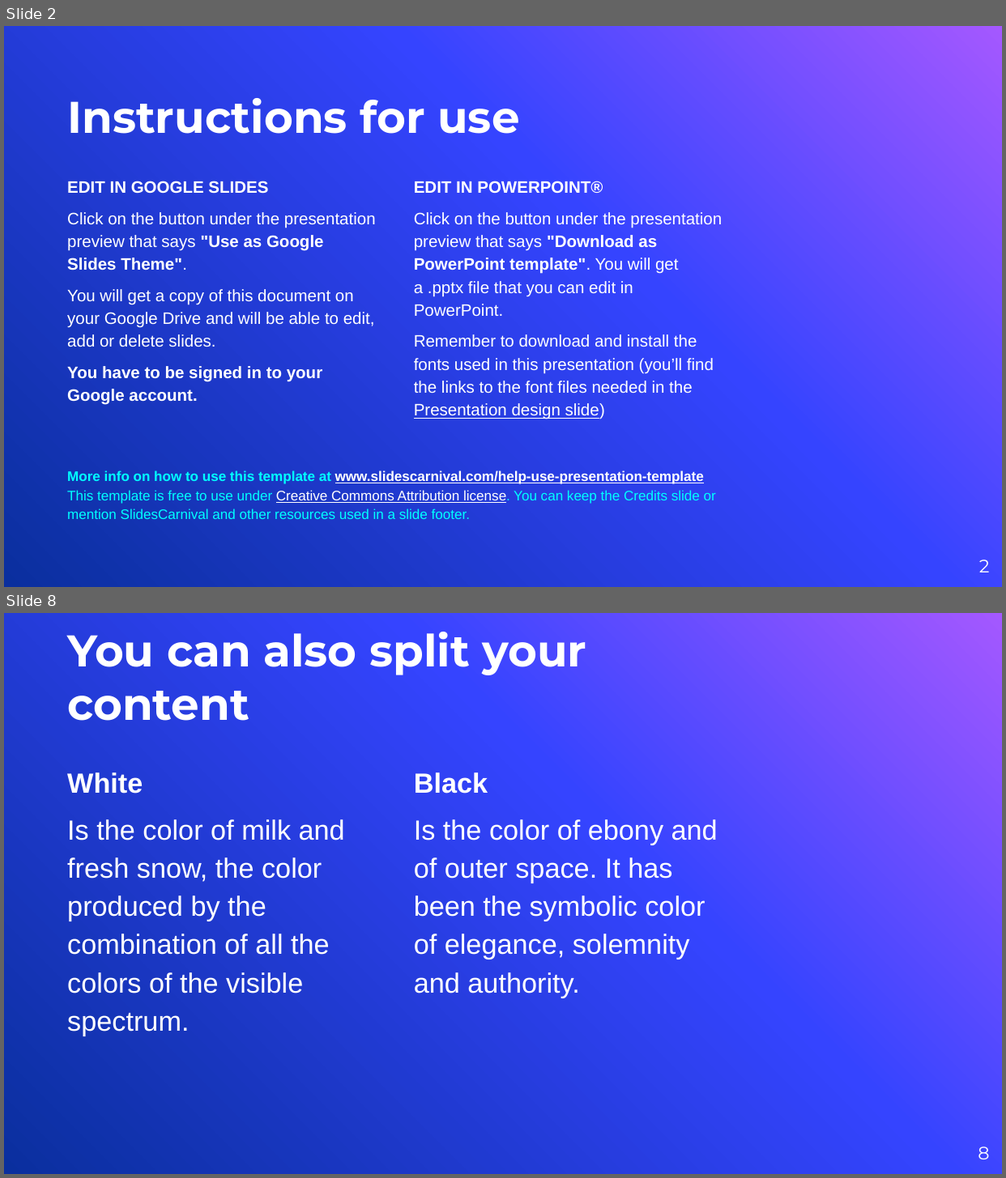
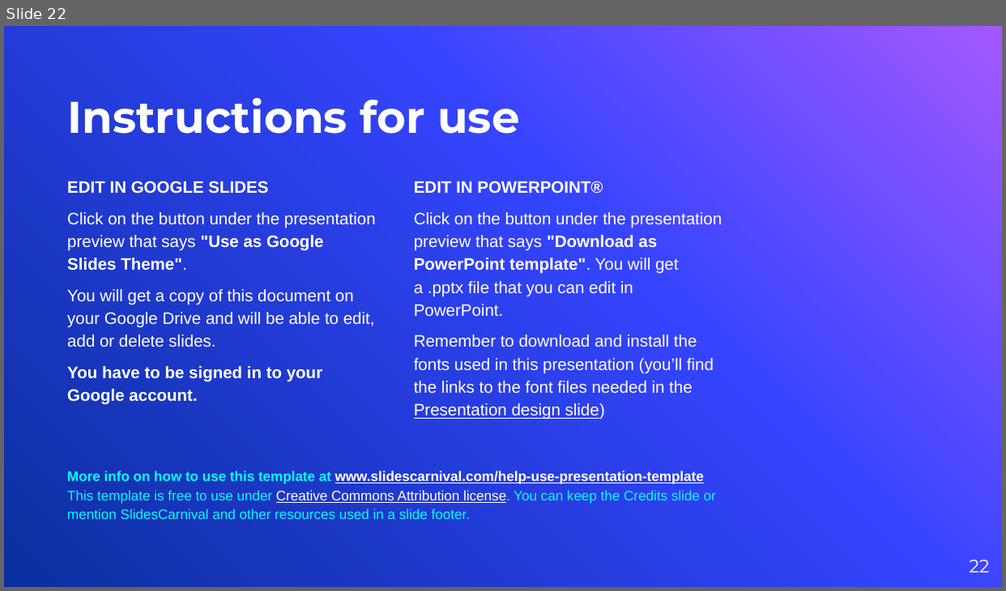
Before and after one commit to vyacheslav-polyakov/thesis, a slide deck: !Defense Slides.pptx. Shown one above the other, each under a label of ours: slides 2 and 8 before the commit, slide 22 after it; the slides between them are not shown. The pictures are 1006x1178 and 1006x591 pixels, drawn with LibreOffice and Linux fonts; fonts in the diff are those of the drawing; background and template pictures are left out. Boxes give left, top, right and bottom in pixels: in the first picture for what was removed or moved away, otherwise in the second. Text is boxed around its words. In the diff, an @@ line names an element or a change of style, - is before the commit and + after.

```diff
--- a/!Defense Slides.pptx
+++ b/!Defense Slides.pptx
@@ slide 8 removed at (x1=4, y1=613, x2=1002, y2=1174), background picture (left out) @@
@@ title removed at (x1=67, y1=632, x2=586, y2=721) @@
-You can also split your content
@@ text removed at (x1=67, y1=773, x2=345, y2=1036) @@
-White
-Is the color of milk and fresh snow, the color produced by the combination of all the colors of the visible spectrum.
@@ text removed at (x1=414, y1=773, x2=718, y2=998) @@
-Black
-Is the color of ebony and of outer space. It has been the symbolic color of elegance, solemnity and authority.
@@ page number removed at (x1=978, y1=1147, x2=989, y2=1160) @@
-8
@@ what was slide 2 is now slide 22 @@
@@ page number at (x1=969, y1=560, x2=989, y2=573): text changed @@
-2
+22
```
Also in this commit, not shown: 5 slides changed, 19 slides added, 9 other slides removed, 30 other files.
